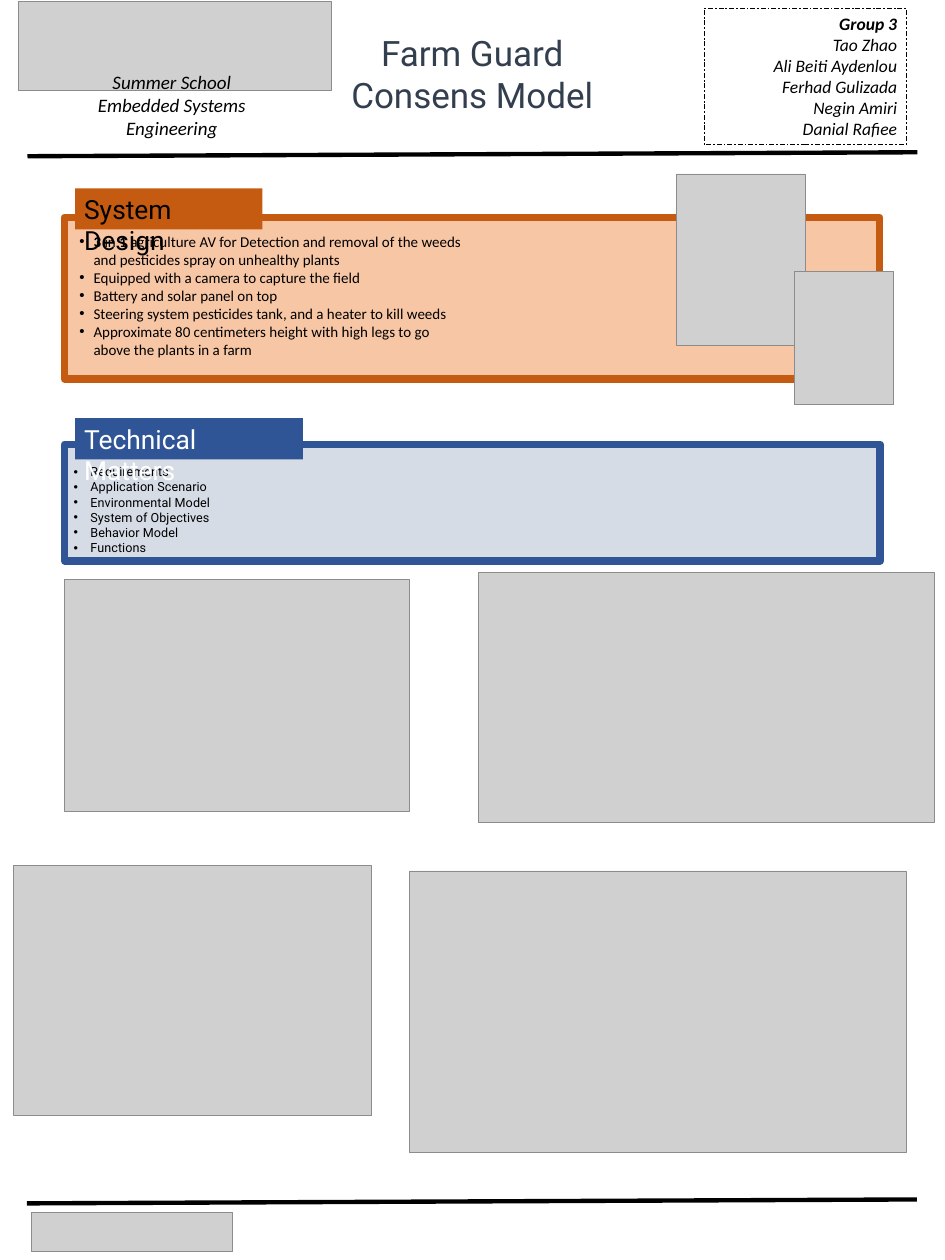
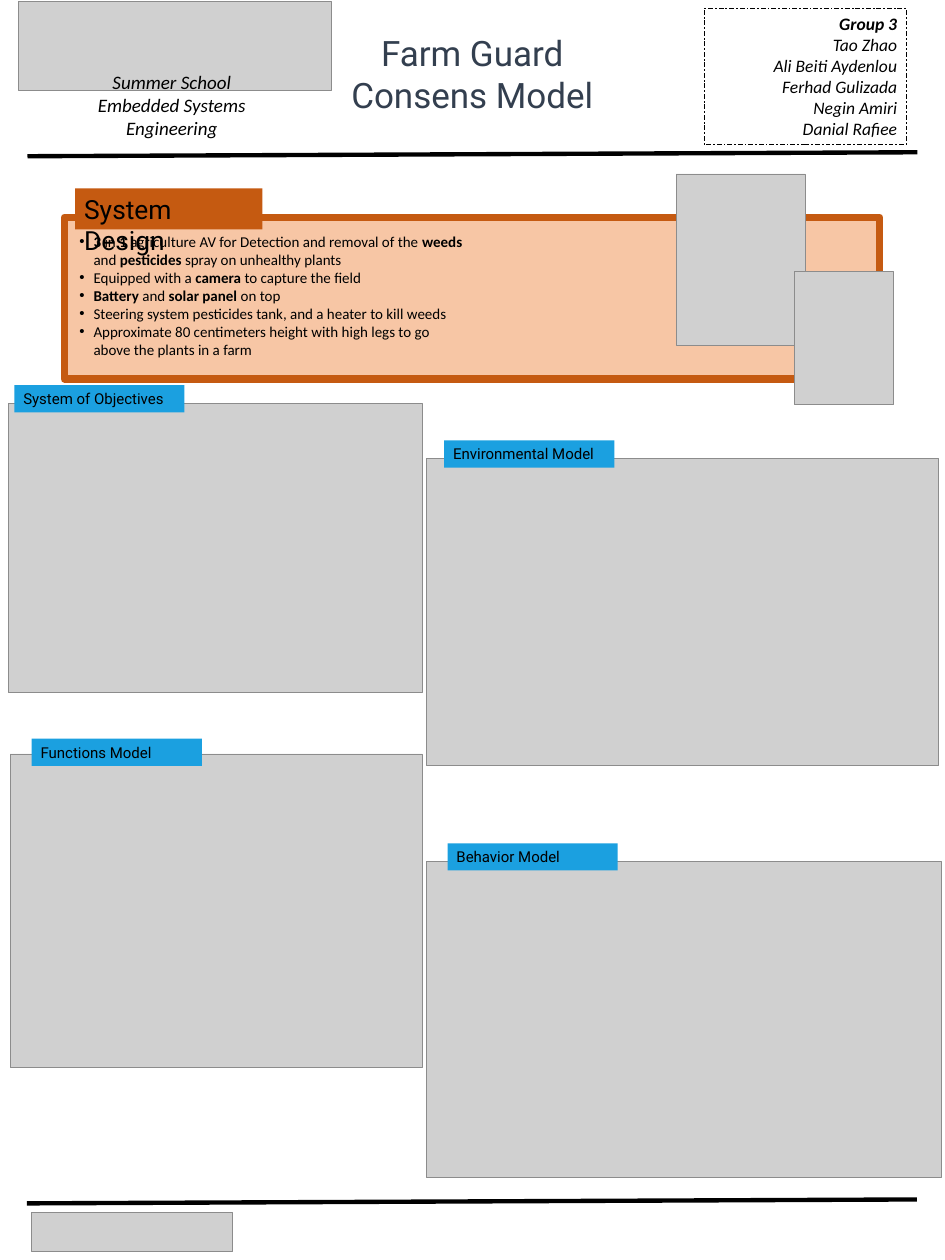
Before and after one commit to ferhadquluzade/mechatronics_engineering_team3, a slide deck: slide 1 of posters/poster 1.pptx. Drawn at 945x1260 pixels with LibreOffice and Linux fonts; fonts in the diff are those of the drawing; grey boxes stand for pictures. Boxes give left, top, right and bottom in pixels: in the first picture for what was removed or moved away, otherwise in the second. Text is boxed around its words. In the diff, an @@ line names an element or a change of style, - is before the commit and + after.

```diff
--- a/posters/poster 1.pptx
+++ b/posters/poster 1.pptx
@@ text in rectangle at [94, 234, 462, 304]: bold on in "weeds pesticides", "camera", "Battery solar panel" @@
@@ rectangle added at [14, 385, 184, 412], fill #1BA0E0, 12 pt, text #000000 @@
+System of Objectives
@@ picture: place and size @@
-picture at [64, 580, 410, 811]
+picture at [8, 403, 422, 693]
@@ rectangle removed at [76, 419, 303, 460] @@
-Technical Matters
@@ rectangle removed at [65, 445, 880, 562] @@
-• Requirements
-• Application Scenario
-• Environmental Model
-• System of Objectives
-• Behavior Model
-• Functions
@@ rectangle added at [445, 440, 615, 467], fill #1BA0E0, 12 pt, text #000000 @@
+Environmental Model
@@ picture: place and size @@
-picture at [479, 572, 935, 823]
+picture at [427, 458, 939, 766]
@@ rectangle added at [31, 739, 202, 766], fill #1BA0E0, 12 pt, text #000000 @@
+Functions Model
@@ picture added at [10, 754, 422, 1068] @@
@@ picture removed at [14, 865, 371, 1115] @@
@@ picture: place and size @@
-picture at [410, 871, 905, 1153]
+picture at [427, 861, 941, 1178]
@@ rectangle added at [447, 843, 617, 870], fill #1BA0E0, 12 pt, text #000000 @@
+Behavior Model
```
Also in this commit, not shown: 2 other files.
